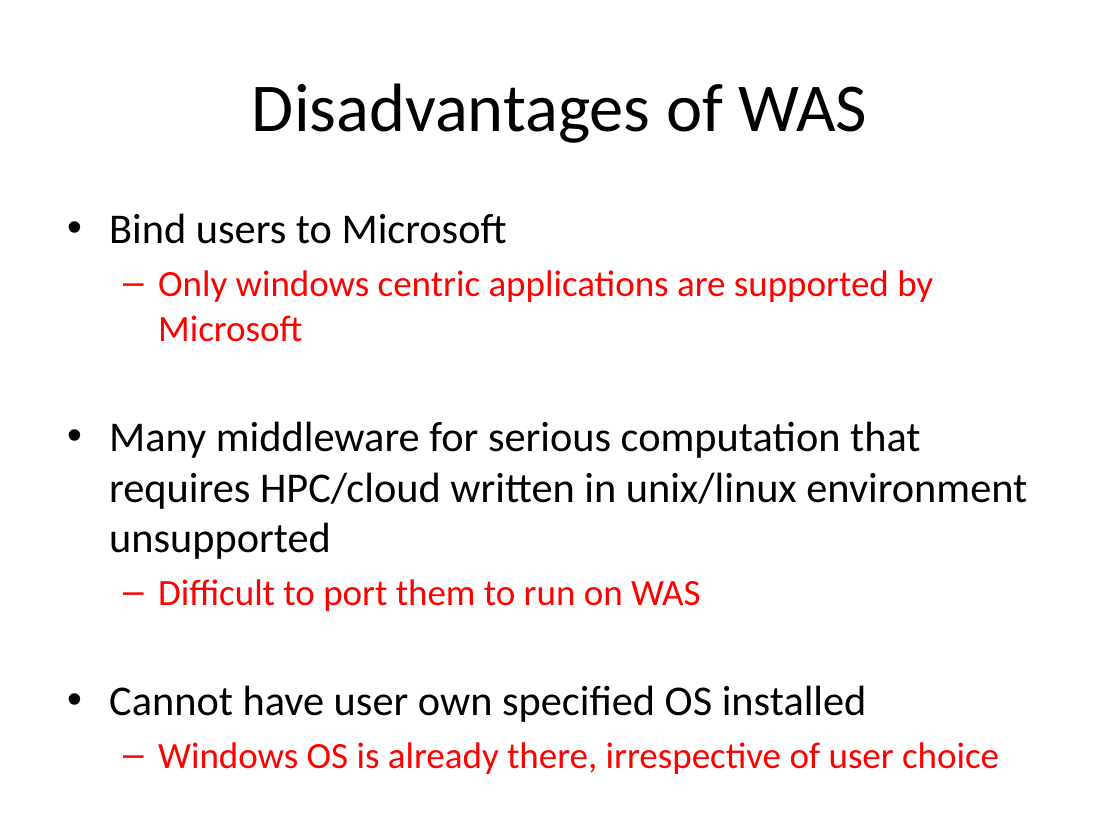
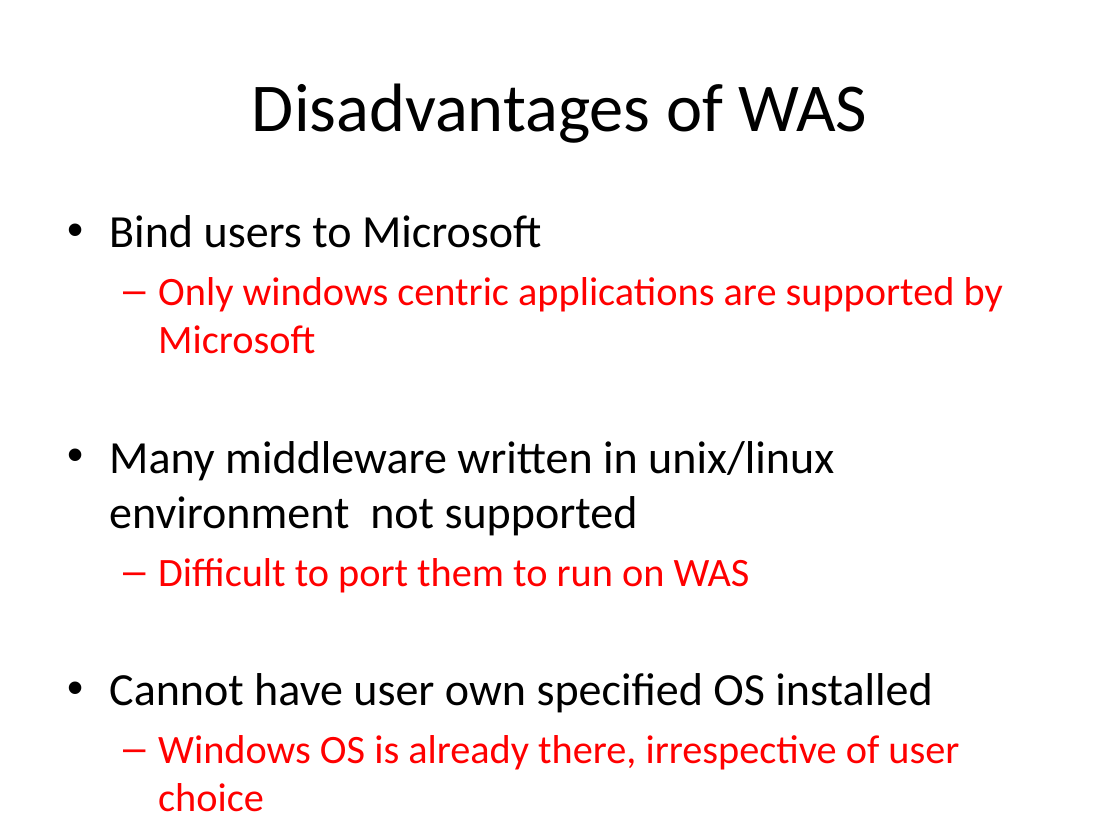
Before and after one commit to pnquanganh/distributed-storage-system, a slide deck: slide 4 of Paper Presentation/Presentation_part3.pptx. Drawn at 1120x840 pixels with LibreOffice and Linux fonts; fonts in the diff are those of the drawing. Boxes give left, top, right and bottom in pixels: in the first picture for what was removed or moved away, otherwise in the second. Text is boxed around its words. In the diff, an @@ line names an element or a change of style, - is before the commit and + after.

```diff
--- a/Paper Presentation/Presentation_part3.pptx
+++ b/Paper Presentation/Presentation_part3.pptx
@@ text at [109,215,1003,770]: size 27.2 to 29.6 pt in "Bind users to Microsoft", "Cannot have user own specified OS installed"; size 23.8 to 25.9 pt in "Only windows centric applications are supported by ...", "Difficult to port them to run on ...", "Windows OS is already there, irrespective of ..." @@
@@ text at [109,441,834,536]: text changed; size 27.2 to 29.6 pt @@
-• Many middleware for serious computation that requires HPC/cloud written in unix/linux environment unsupported
+• Many middleware written in unix/linux environment not supported
```
Also in this commit, not shown: 1 other slide changed.
